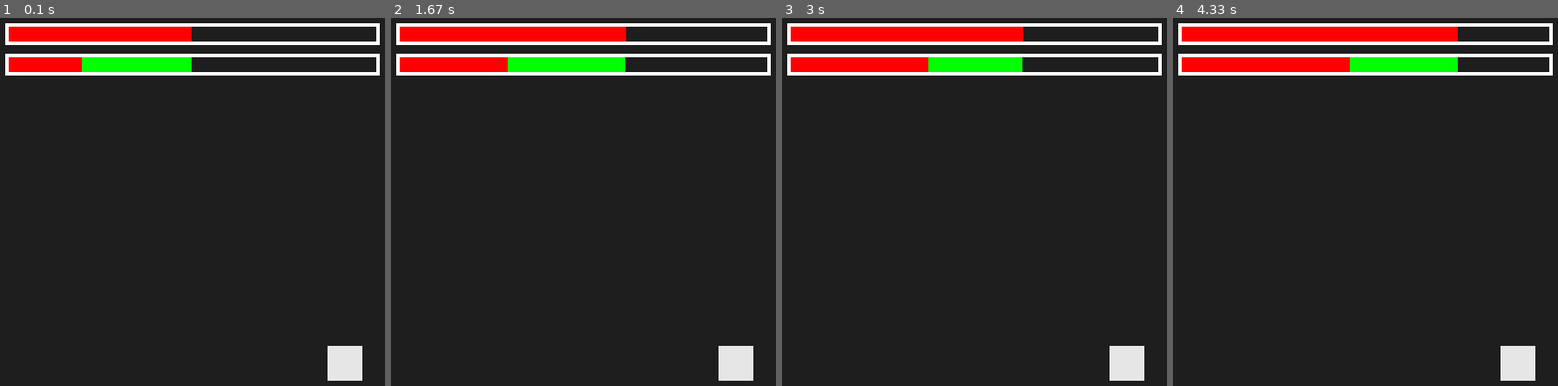
Above: before the commit, frames 1-4 (left to right).
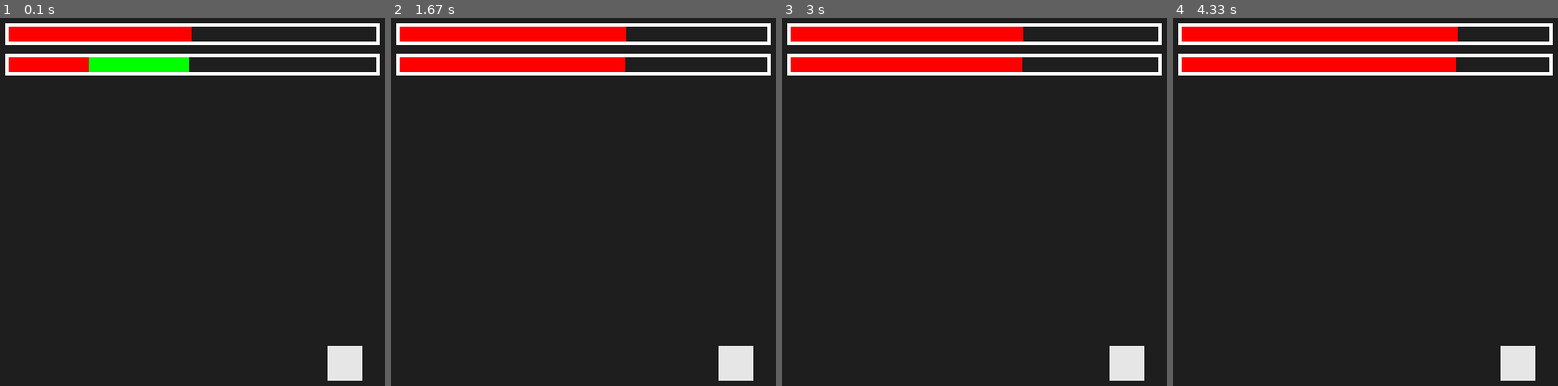
Above: after the commit, the same moments.

Repository: idloneal/pygame
Game: pygame game, started from 221206血条/血条.py
Same seed, same stepped clock (60 frames per second), same inputs: the game is played once before the commit and once after it.
Inputs:
- Up to frame 1 (0.1 s): no input
- Up to frame 2 (1.67 s): hold Right 0.33-0.8 s; hold Right 0.83-1.3 s; hold Left from 1.33 s (still down)
- Up to frame 3 (3 s): release Left at 1.87 s; hold Left 1.9-2.3 s; hold Right 2.33-2.97 s
- Up to frame 4 (4.33 s): hold Left 3-3.47 s; hold Right 3.5-3.97 s; hold Right from 4 s (still down)

The runs differ from the first frame. In frame 1, 0.1% of the frame differs, in the area x 21-50%, y 10-15%; in frame 2, 1.2%, in the area x 30-61%, y 10-15%; in frame 3, 1.0%; in frame 4, 1.1%.

Commit message:
修改了个bug

Diff:
--- a/221206血条/血条.py
+++ b/221206血条/血条.py
@@ -13,7 +13,7 @@
         self.maximum_health = 1003
         self.health_bar_length = 430
         self.health_ratio = self.maximum_health / self.health_bar_length
-        self.health_change_speed = 1
+        self.health_change_speed = 5
 
     def update(self):
         self.basic_health()
@@ -39,13 +39,12 @@
         transition_width = 0
         transition_color = (255, 0, 0)
         bar_rect = 0
-        health_bar_rect = 0
+        health_bar_rect = pygame.Rect(10, 45, self.current_health / self.health_ratio, 25)  # 计算红色血条
 
         if self.current_health < self.target_health:
             self.current_health += self.health_change_speed
             transition_width = abs(int((self.target_health - self.current_health) / self.health_ratio))
             transition_color = (0, 255, 0)
-            health_bar_rect = pygame.Rect(10, 45, self.current_health / self.health_ratio, 25)  # 计算红色血条
             bar_rect = health_bar_rect.right
         if self.current_health > self.target_health:
             self.current_health -= self.health_change_speed
